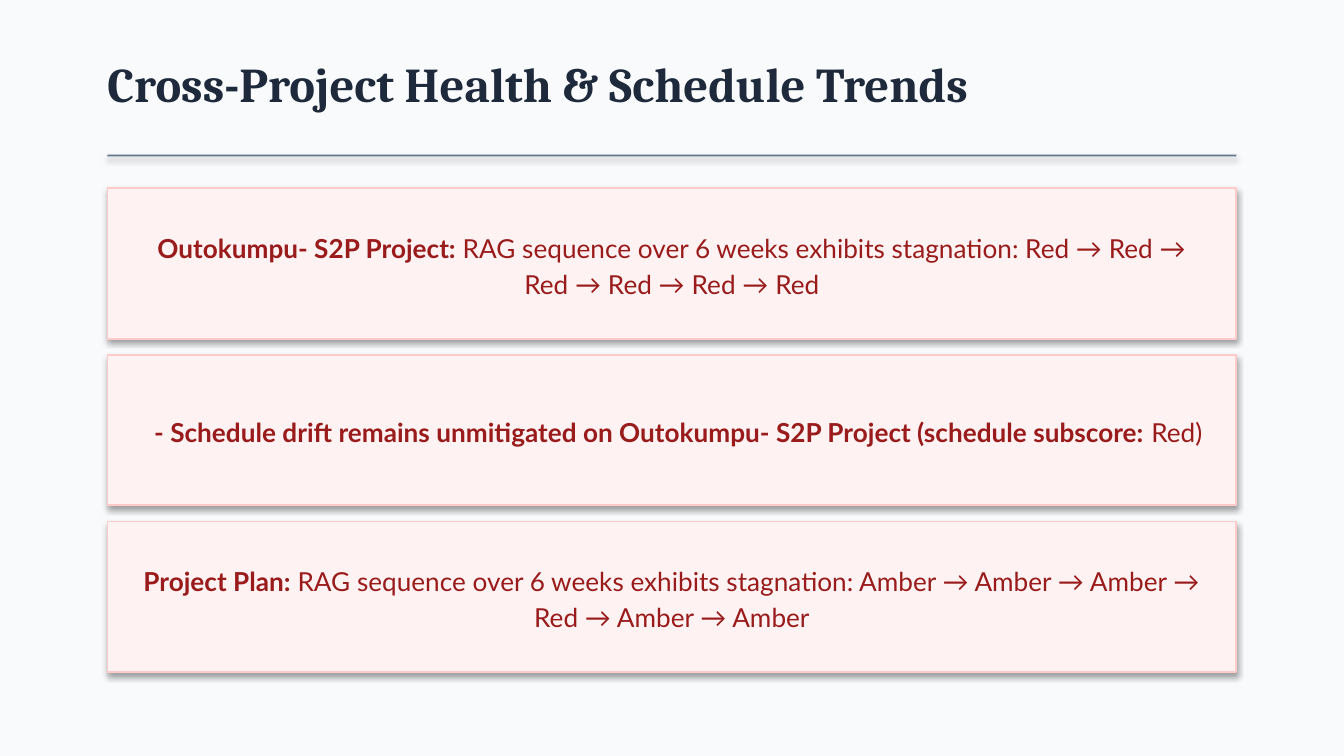
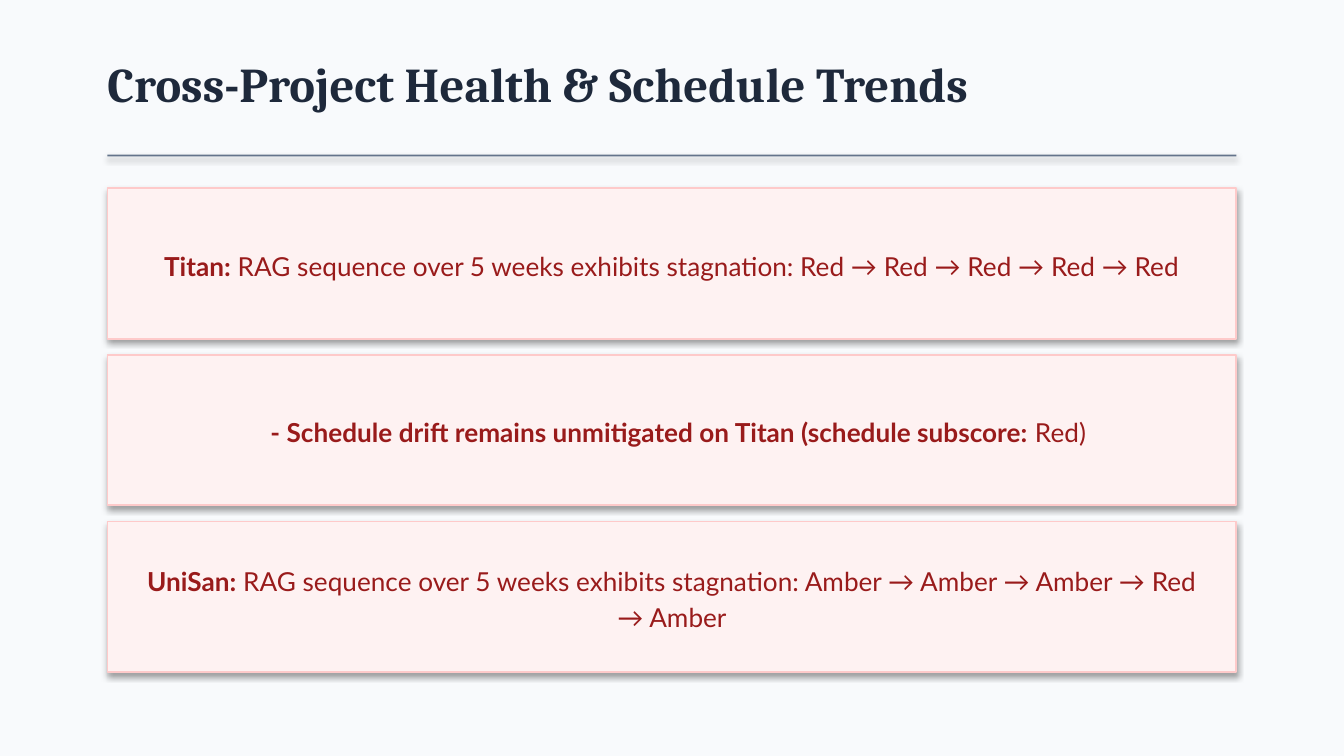
Before and after one commit to DineshKumarCLG/zycus-assessment, a slide deck: slide 3 of dashboard/public/exec_deck.pptx. Drawn at 1344x756 pixels with LibreOffice and Linux fonts; fonts in the diff are those of the drawing. Boxes give left, top, right and bottom in pixels: in the first picture for what was removed or moved away, otherwise in the second. Text is boxed around its words. In the diff, an @@ line names an element or a change of style, - is before the commit and + after.

```diff
--- a/dashboard/public/exec_deck.pptx
+++ b/dashboard/public/exec_deck.pptx
@@ text in rectangle at (164,256,1179,280): text changed @@
-Outokumpu- S2P Project: RAG sequence over 6 weeks exhibits stagnation: Red → Red → Red → Red → Red → Red
+Titan: RAG sequence over 5 weeks exhibits stagnation: Red → Red → Red → Red → Red
@@ text in rectangle at (287,421,1086,447): text changed @@
-- Schedule drift remains unmitigated on Outokumpu- S2P Project (schedule subscore: Red)
+- Schedule drift remains unmitigated on Titan (schedule subscore: Red)
@@ text in rectangle at (147,571,1196,627): text changed @@
-Project Plan: RAG sequence over 6 weeks exhibits stagnation: Amber → Amber → Amber → Red → Amber → Amber
+UniSan: RAG sequence over 5 weeks exhibits stagnation: Amber → Amber → Amber → Red → Amber
```
Also in this commit, not shown: 2 other slides changed, 34 other files.
